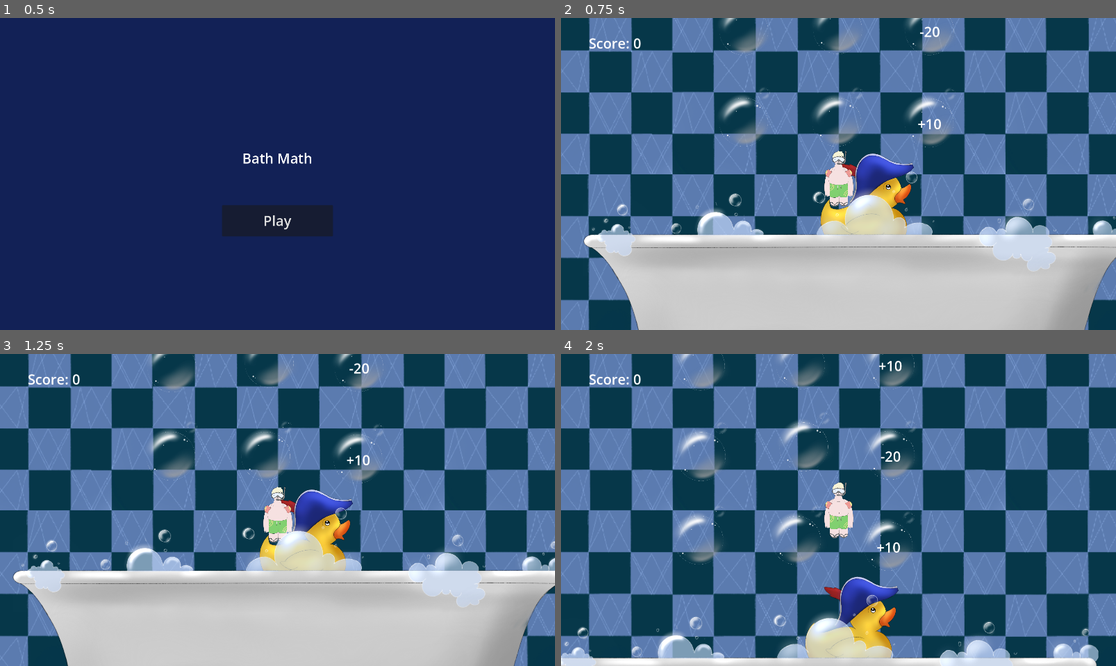
Above: before the commit, frames 1-4 (two rows, left to right).
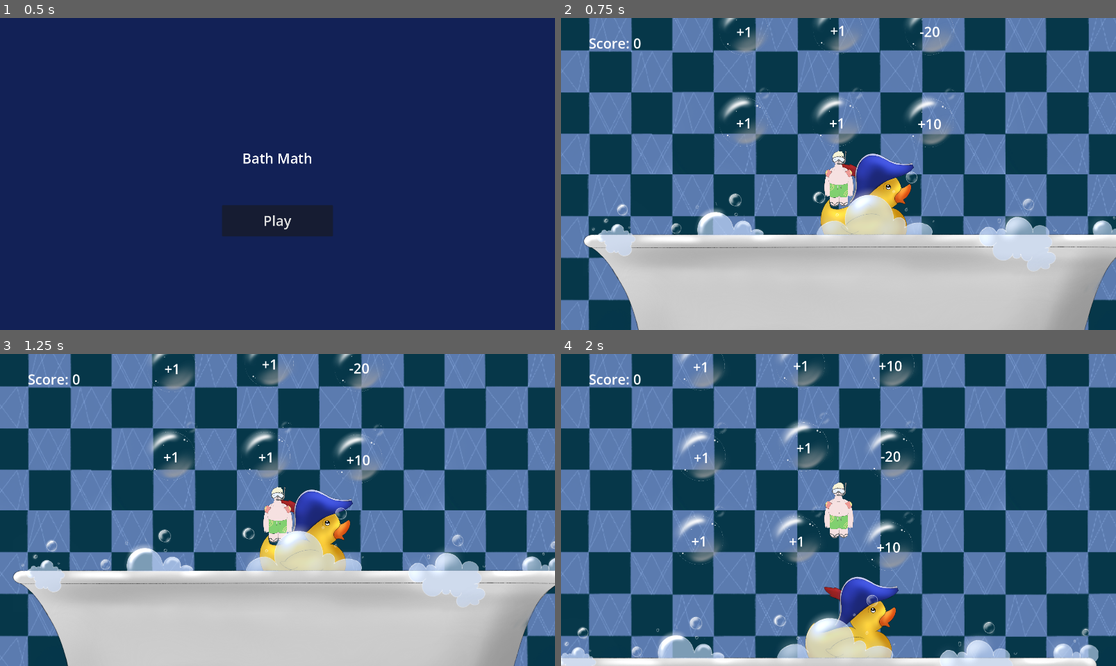
Above: after the commit, the same moments.

Repository: KaterynaKateryna/GlobalGameJam2025-Bubble
Game: Godot game, scene res://src/Scenes/start_screen.tscn
Same seed, same stepped clock (60 frames per second), same inputs: the game is played once before the commit and once after it.
Inputs (mouse positions are in pixels of both pictures, inside the frame that each line leads up to):
- Up to frame 1 (0.5 s): no input
- Up to frame 2 (0.75 s): click "Play" at 0.5 s
- Up to frame 3 (1.25 s): no input
- Up to frame 4 (2 s): move the mouse to (960, 494) at 1.27 s; click (960, 494) at 1.52 s

Frame 1 is identical in both runs. In frame 2, 0.1% of the frame differs, in the area x 31-51%, y 2-36%; in frame 3, 0.1%; in frame 4, 0.2%, in the area x 23-45%, y 2-62%.

Commit message:
ad music and sounds

Diff:
--- a/src/Scenes/game_screen.tscn
+++ b/src/Scenes/game_screen.tscn
@@ -8,6 +8,8 @@
 [ext_resource type="Texture2D" uid="uid://c4st462770nct" path="res://assets/images/Background_dark.png" id="3_gvbv6"]
 [ext_resource type="PackedScene" uid="uid://d2x68a7kijbdp" path="res://src/objects/duck.tscn" id="4_ebgfn"]
 [ext_resource type="Texture2D" uid="uid://bhik1nw33sy1e" path="res://assets/images/Full_bath_wide.png" id="7_qhn0j"]
+[ext_resource type="PackedScene" uid="uid://x6hjjit5opel" path="res://src/audio/audio_stream_player_loop.tscn" id="9_ohsgr"]
+[ext_resource type="AudioStream" uid="uid://b0oo3kta7ckqd" path="res://assets/sound/water-bubbles.mp3" id="10_aoq5k"]
 
 [sub_resource type="RectangleShape2D" id="RectangleShape2D_mkgxw"]
 size = Vector2(1908, 46)
@@ -64,3 +66,10 @@
 [node name="GameOver" parent="." instance=ExtResource("2_t8bp6")]
 visible = false
 layout_mode = 1
+
+[node name="Background_theme" parent="." instance=ExtResource("9_ohsgr")]
+volume_db = -10.0
+
+[node name="GameOverPlayer" type="AudioStreamPlayer" parent="."]
+stream = ExtResource("10_aoq5k")
+volume_db = -10.0
--- a/src/Scenes/start_screen.tscn
+++ b/src/Scenes/start_screen.tscn
@@ -1,6 +1,7 @@
-[gd_scene load_steps=2 format=3 uid="uid://0sxg1xod8ndv"]
+[gd_scene load_steps=3 format=3 uid="uid://0sxg1xod8ndv"]
 
 [ext_resource type="Script" path="res://src/scenes/start_screen.gd" id="1_e1qkf"]
+[ext_resource type="PackedScene" uid="uid://x6hjjit5opel" path="res://src/audio/audio_stream_player_loop.tscn" id="2_015oo"]
 
 [node name="StartScreen" type="Control"]
 layout_mode = 3
@@ -44,4 +45,7 @@
 theme_override_font_sizes/font_size = 48
 text = "Play"
 
+[node name="Background_theme" parent="." instance=ExtResource("2_015oo")]
+volume_db = -20.0
+
 [connection signal="button_up" from="Button" to="." method="_on_button_button_up"]
--- a/src/actors/player.gd
+++ b/src/actors/player.gd
@@ -1,5 +1,6 @@
 extends CharacterBody2D
 
+@onready var bubble_pop = get_node("BubblePop")
 
 const SPEED = 400.0
 const JUMP_VELOCITY_Y = -900.0
@@ -89,6 +90,7 @@
 func _on_bubble_detector_body_exited(body: Node2D) -> void:
 	if is_on_bubble and bubble:
 		is_on_bubble = false
+		bubble_pop.play()
 		bubble.queue_free()
 		bubble = null
 
--- a/src/actors/player.tscn
+++ b/src/actors/player.tscn
@@ -1,7 +1,8 @@
-[gd_scene load_steps=5 format=3 uid="uid://ku47qk6f3af7"]
+[gd_scene load_steps=6 format=3 uid="uid://ku47qk6f3af7"]
 
 [ext_resource type="Script" path="res://src/actors/player.gd" id="1_ecaj2"]
 [ext_resource type="Texture2D" uid="uid://c660a8jhx5lf5" path="res://assets/images/Character_front.png" id="2_trqu5"]
+[ext_resource type="AudioStream" uid="uid://cppwd8jirxw57" path="res://assets/sound/bubble-pop.mp3" id="3_p4gp8"]
 
 [sub_resource type="RectangleShape2D" id="RectangleShape2D_fy3sb"]
 size = Vector2(214.25, 27)
@@ -47,6 +48,10 @@
 position = Vector2(11, 327)
 shape = SubResource("RectangleShape2D_jrmdu")
 
+[node name="BubblePop" type="AudioStreamPlayer" parent="."]
+stream = ExtResource("3_p4gp8")
+volume_db = 10.0
+
 [connection signal="body_entered" from="BubbleDetector" to="." method="_on_bubble_detector_body_entered"]
 [connection signal="body_exited" from="BubbleDetector" to="." method="_on_bubble_detector_body_exited"]
 [connection signal="body_entered" from="DuckDetector" to="." method="_on_duck_detector_body_entered"]
--- /dev/null
+++ b/src/audio/audio_stream_player_loop.gd
@@ -0,0 +1,7 @@
+extends AudioStreamPlayer
+
+
+# Called when the node enters the scene tree for the first time.
+func _ready() -> void:
+	play()
+	finished.connect(play)
--- /dev/null
+++ b/src/audio/audio_stream_player_loop.tscn
@@ -0,0 +1,8 @@
+[gd_scene load_steps=3 format=3 uid="uid://x6hjjit5opel"]
+
+[ext_resource type="AudioStream" uid="uid://x44vw1dnh7qj" path="res://assets/sound/backgroundsound.wav" id="1_v3s6q"]
+[ext_resource type="Script" path="res://src/audio/audio_stream_player_loop.gd" id="2_qi0rr"]
+
+[node name="AudioStreamPlayer" type="AudioStreamPlayer"]
+stream = ExtResource("1_v3s6q")
+script = ExtResource("2_qi0rr")
--- a/src/scenes/game_screen.gd
+++ b/src/scenes/game_screen.gd
@@ -4,6 +4,7 @@
 var rng = RandomNumberGenerator.new()
 
 @onready var player = get_node("Player")
+@onready var game_over_player = get_node("GameOverPlayer")
 
 var top_row_y;
 var bubbles_mid_x;
@@ -55,7 +56,7 @@
 	var rand = rng.randf_range(0, 1)
 
 	if rand < 0.5:
-		return null
+		return "+1"
 
 	var modifier
 	var rand_modifier = rng.randi_range(0, 3)
@@ -73,3 +74,4 @@
 	print("game over")
 	var game_over = get_node("GameOver")
 	game_over.show()
+	game_over_player.play()
Not shown, added: assets/sound/backgroundsound.wav.import
Not shown, added: assets/sound/bubble-pop.mp3.import
Not shown, added: assets/sound/bubble.mp3.import
Not shown, added: assets/sound/bubblebeam.mp3.import
Not shown, added: assets/sound/harp-transition.mp3.import
Not shown, added: assets/sound/water-bubbles.mp3.import
Not shown: 1 places in src/Scenes/game_screen.tscn that only renumber resources
Not shown, added: assets/sound/backgroundsound.wav
Not shown, added: assets/sound/bubble-pop.mp3
Not shown, added: assets/sound/bubble.mp3
Not shown, added: assets/sound/bubblebeam.mp3
Not shown, added: assets/sound/harp-transition.mp3
(and 1 more such lines)
